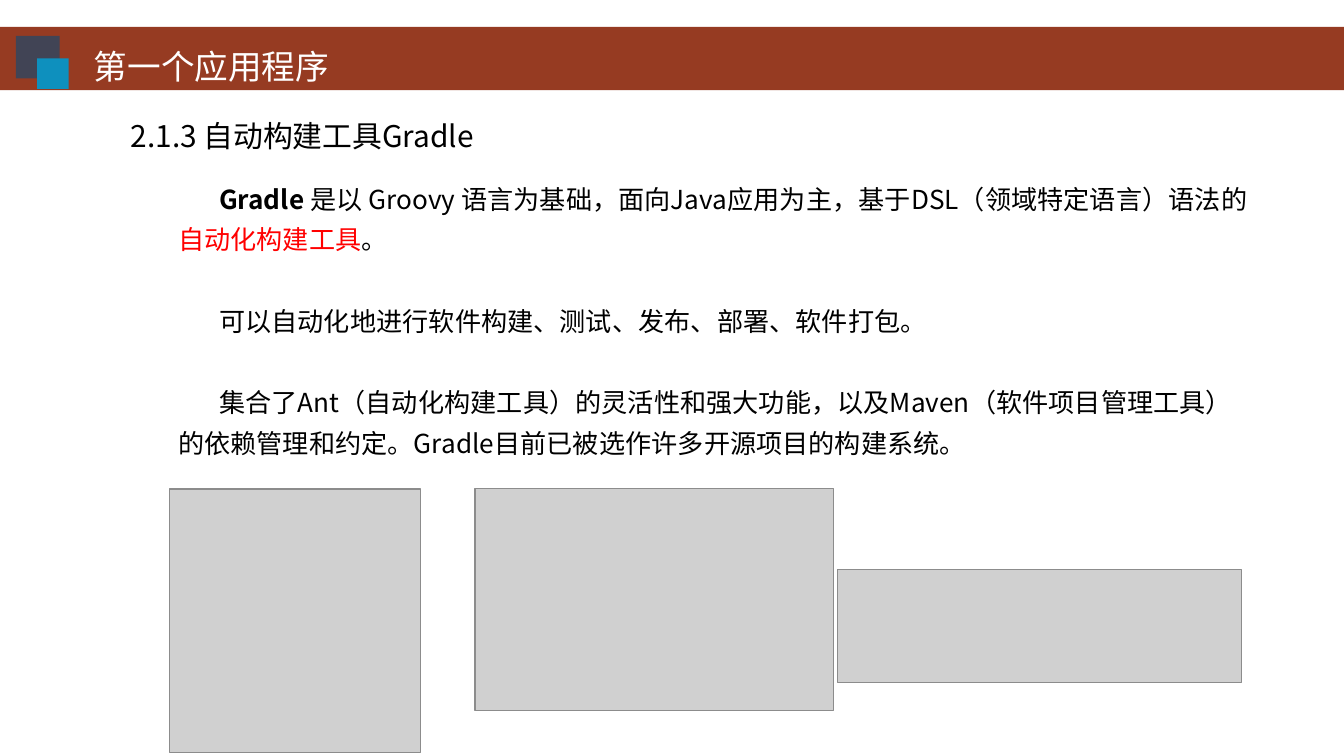
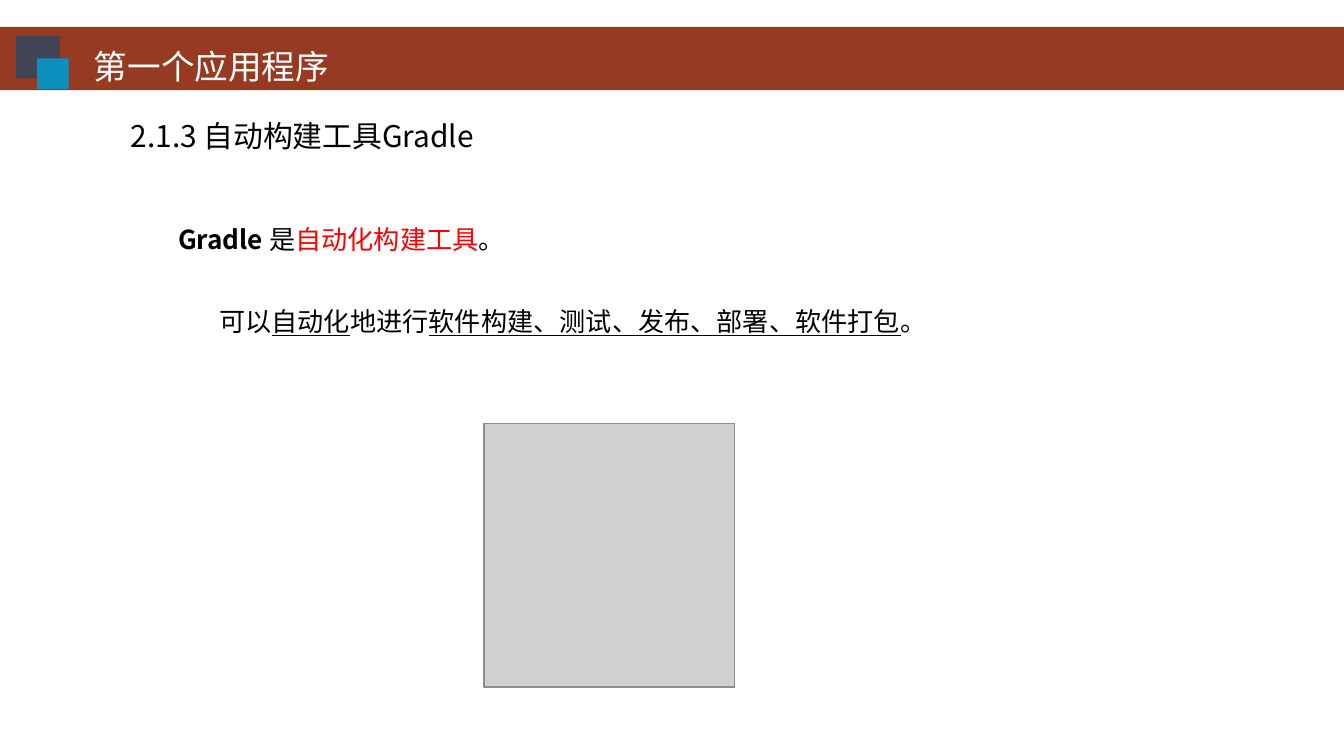
Before and after one commit to HBU/Android-PPT, a slide deck: slide 12 of 02.0 -- 首个程序 -- 第02章.ppt (slide 14 before the commit). Drawn at 1344x756 pixels with LibreOffice and Linux fonts; fonts in the diff are those of the drawing; grey boxes stand for pictures; background and template pictures are left out. Boxes give left, top, right and bottom in pixels: in the first picture for what was removed or moved away, otherwise in the second. Text is boxed around its words. In the diff, an @@ line names an element or a change of style, - is before the commit and + after.

```diff
--- a/02.0 -- 首个程序 -- 第02章.ppt
+++ b/02.0 -- 首个程序 -- 第02章.ppt
@@ text at (178, 227, 505, 251): text changed @@
-Gradle 是以 Groovy 语言为基础，面向Java应用为主，基于DSL（领域特定语言）语法的自动化构建工具。
+Gradle 是自动化构建工具。
@@ text at (219, 309, 927, 336): underline on in "可以自动化地进行软件构建、测试、发布、部署、软件打包。" @@
@@ text at (178, 389, 1232, 455): paragraph removed @@
-集合了Ant（自动化构建工具）的灵活性和强大功能，以及Maven（软件项目管理工具）的依赖管理和约定。Gradle目前已被选作许多开源项目的构建系统。
@@ picture: place and size @@
-picture at (474, 489, 833, 711)
+picture at (484, 423, 734, 687)
@@ picture removed at (169, 489, 419, 753) @@
@@ picture removed at (837, 570, 1242, 683) @@
```
Also in this commit, not shown: 9 other slides changed, 1 slide added, 5 slides removed.
